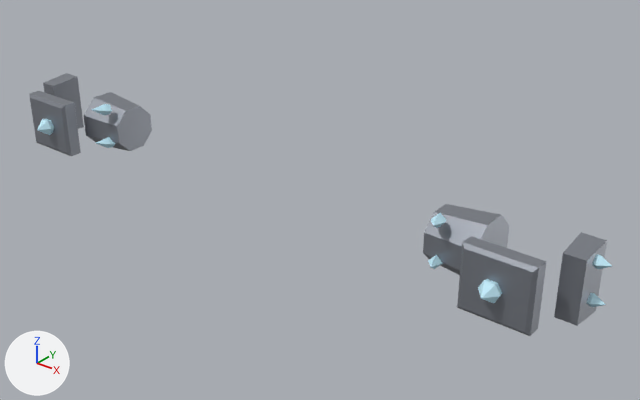
The glTF model client/public/models/items/stormfists.glb as it was, and as the next commit left it.
Before and after are seen from a 50 mm camera at (2.52, -4.63, 1.64) aimed at (0.26, -1.8, -0.11). Lighting does not change. The marker at lower left points along +X, +Y and +Z. The first picture is the older version. Vertices at exactly the same position are counted once.

The first picture shows 'Fist1L', 'Fist1R', 'Fist2L', 'Fist2R', 'LowerArmL', 'LowerArmR'.
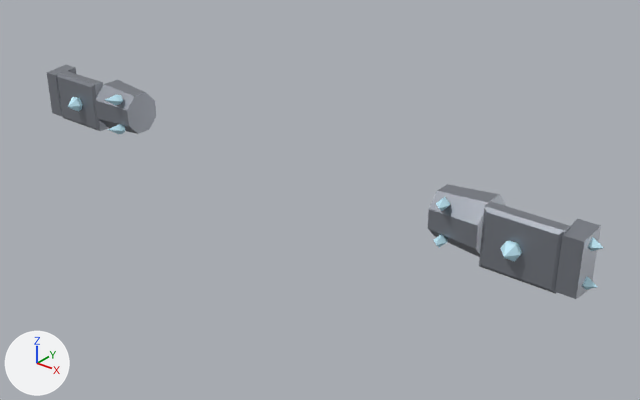
Pixel boxes [x1, y1, x2, y2] of what changed, in the pictures (640 x 400 px; the box of a moved part takes in the faces that stretch with it):
'Fist1L', reshaped (8% shorter): before [457, 236, 547, 336]; after [479, 202, 570, 294]
'LowerArmL', reshaped: before [423, 204, 509, 275]; after [428, 184, 506, 257]
'Fist2L', reshaped (17% narrower, 15% shorter): before [554, 232, 612, 326]; after [555, 219, 603, 299]
'Fist1R', reshaped (6% shorter): before [29, 91, 81, 156]; after [57, 70, 108, 131]
'LowerArmR', reshaped (10% narrower, 8% shorter): before [84, 92, 152, 151]; after [95, 80, 156, 134]
'Fist2R', reshaped: before [43, 73, 84, 129]; after [47, 65, 76, 116]
part 1 of me_fist1l_006, moved or reshaped: before [457, 236, 547, 336]; after [479, 202, 570, 294]
part 2 of me_fist1l_006, moved or reshaped: before [478, 279, 502, 303]; after [500, 240, 522, 262]
part 3 of me_fist1r_006, moved or reshaped: before [29, 91, 81, 156]; after [57, 70, 108, 131]
part 4 of me_fist1r_006, moved or reshaped: before [37, 119, 54, 135]; after [68, 97, 83, 112]
part 5 of me_fist2l_006, moved or reshaped: before [554, 232, 607, 326]; after [555, 219, 601, 299]
part 6 of me_fist2l_006, moved or reshaped: before [587, 293, 606, 307]; after [582, 276, 597, 290]
part 7 of me_fist2l_006, moved or reshaped: before [592, 254, 612, 269]; after [588, 237, 603, 251]
part 9 of me_lowerarml_006, moved or reshaped: before [423, 204, 509, 275]; after [428, 184, 506, 257]
part 10 of me_lowerarml_006, moved or reshaped: before [428, 255, 443, 269]; after [434, 234, 448, 248]
part 11 of me_lowerarml_006, moved or reshaped: before [431, 213, 446, 228]; after [436, 197, 450, 211]
part 12 of me_lowerarmr_006, moved or reshaped: before [84, 92, 152, 151]; after [95, 80, 156, 134]
part 13 of me_lowerarmr_006, moved or reshaped: before [96, 137, 115, 148]; after [108, 124, 126, 134]
part 14 of me_lowerarmr_006, moved or reshaped: before [92, 104, 112, 115]; after [105, 95, 123, 105]

Edits to the bpy script that builds the scene:
```text
Change me_fist1l_006:
    remove me_fist1l_006.from_pydata(...)  # 29 vertices, 50 faces; spans x 1.16..1.46, y -2.19..-2.028, z -0.18..0.1
    add me_fist1l_006.from_pydata(...)  # 29 vertices, 50 faces; spans x 1.14..1.46, y -2.0..-1.853, z -0.092..0.168
    me_fist1l_006 part 1: the loose piece of 16 vertices spanning x 1.16..1.46, y -2.112..-2.028, z -0.18..0.1 is scaled about its middle by (1.07, 0.865, 0.925), then moved by (-0.01, 0.18, 0.078)
    me_fist1l_006 part 2: the loose piece of 13 vertices spanning x 1.254..1.346, y -2.19..-2.11, z -0.08..0.0 is scaled about its middle by (0.9, 0.875, 0.9), then moved by (-0.02, 0.185, 0.078)
Change me_fist1r_006:
    remove me_fist1r_006.from_pydata(...)  # 29 vertices, 50 faces; spans x -1.46..-1.16, y -2.19..-2.028, z -0.18..0.1
    add me_fist1r_006.from_pydata(...)  # 29 vertices, 50 faces; spans x -1.46..-1.14, y -2.0..-1.853, z -0.092..0.168
    me_fist1r_006 part 3: the loose piece of 16 vertices spanning x -1.46..-1.16, y -2.112..-2.028, z -0.18..0.1 is scaled about its middle by (1.07, 0.865, 0.925), then moved by (0.01, 0.18, 0.078)
    me_fist1r_006 part 4: the loose piece of 13 vertices spanning x -1.346..-1.254, y -2.19..-2.11, z -0.08..0.0 is scaled about its middle by (0.9, 0.875, 0.9), then moved by (0.02, 0.185, 0.078)
Change me_fist2l_006:
    remove me_fist2l_006.from_pydata(...)  # 26 vertices, 40 faces; spans x 1.47..1.63, y -1.94..-1.78, z -0.19..0.11
    add me_fist2l_006.from_pydata(...)  # 26 vertices, 40 faces; spans x 1.455..1.59, y -1.925..-1.795, z -0.092..0.168
    me_fist2l_006 part 5: the loose piece of 8 vertices spanning x 1.47..1.57, y -1.94..-1.78, z -0.19..0.11 is scaled about its middle by (0.9, 0.812, 0.867), then moved by (-0.02, 0.0, 0.078)
    me_fist2l_006 part 6: the loose piece of 9 vertices spanning x 1.56..1.63, y -1.89..-1.83, z -0.13..-0.07 is scaled about its middle by (0.857, 0.923, 0.923), then moved by (-0.035, 0.0, 0.06)
    me_fist2l_006 part 7: the loose piece of 9 vertices spanning x 1.56..1.63, y -1.89..-1.83, z 0.03..0.09 is scaled about its middle by (0.857, 0.923, 0.923), then moved by (-0.035, 0.0, 0.06)
Change me_fist2r_006:
    remove me_fist2r_006.from_pydata(...)  # 26 vertices, 40 faces; spans x -1.63..-1.47, y -1.94..-1.78, z -0.19..0.11
    add me_fist2r_006.from_pydata(...)  # 26 vertices, 40 faces; spans x -1.59..-1.455, y -1.925..-1.795, z -0.092..0.168
    me_fist2r_006 part 8: the loose piece of 8 vertices spanning x -1.57..-1.47, y -1.94..-1.78, z -0.19..0.11 is scaled about its middle by (0.9, 0.812, 0.867), then moved by (0.02, 0.0, 0.078)
    other edits to the shape of me_fist2r_006 do not show in these pictures
Change me_lowerarml_006:
    remove me_lowerarml_006.from_pydata(...)  # 34 vertices, 56 faces; spans x 0.92..1.16, y -2.054..-1.726, z -0.174..0.115
    add me_lowerarml_006.from_pydata(...)  # 34 vertices, 56 faces; spans x 0.9..1.13, y -1.985..-1.708, z -0.084..0.16
    me_lowerarml_006 part 9: the loose piece of 16 vertices spanning x 0.92..1.16, y -1.994..-1.726, z -0.174..0.094 is scaled about its middle by (0.958, 0.84, 0.913), then moved by (-0.025, 0.04, 0.078)
    me_lowerarml_006 part 10: the loose piece of 9 vertices spanning x 0.955..1.017, y -2.054..-1.953, z -0.126..-0.065 is scaled about its middle by (0.919, 0.901, 0.921), then moved by (-0.021, 0.064, 0.06)
    me_lowerarml_006 part 11: the loose piece of 9 vertices spanning x 0.955..1.017, y -2.054..-1.953, z 0.054..0.115 is scaled about its middle by (0.919, 0.901, 0.921), then moved by (-0.021, 0.064, 0.04)
Change me_lowerarmr_006:
    remove me_lowerarmr_006.from_pydata(...)  # 34 vertices, 56 faces; spans x -1.16..-0.92, y -2.054..-1.726, z -0.174..0.115
    add me_lowerarmr_006.from_pydata(...)  # 34 vertices, 56 faces; spans x -1.13..-0.9, y -1.985..-1.708, z -0.084..0.16
    me_lowerarmr_006 part 12: the loose piece of 16 vertices spanning x -1.16..-0.92, y -1.994..-1.726, z -0.174..0.094 is scaled about its middle by (0.958, 0.84, 0.913), then moved by (0.025, 0.04, 0.078)
    me_lowerarmr_006 part 13: the loose piece of 9 vertices spanning x -1.017..-0.955, y -2.054..-1.953, z -0.126..-0.065 is scaled about its middle by (0.919, 0.901, 0.921), then moved by (0.021, 0.064, 0.06)
    me_lowerarmr_006 part 14: the loose piece of 9 vertices spanning x -1.017..-0.955, y -2.054..-1.953, z 0.054..0.115 is scaled about its middle by (0.919, 0.901, 0.921), then moved by (0.021, 0.064, 0.04)
```
